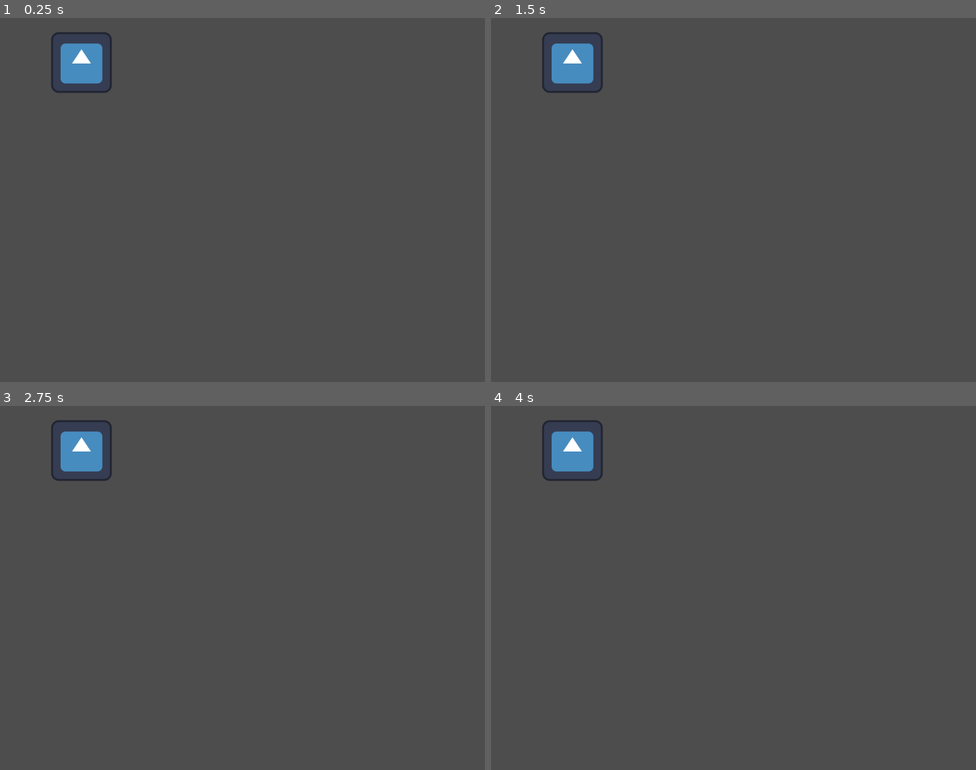
Above: before the commit, frames 1-4 (two rows, left to right).
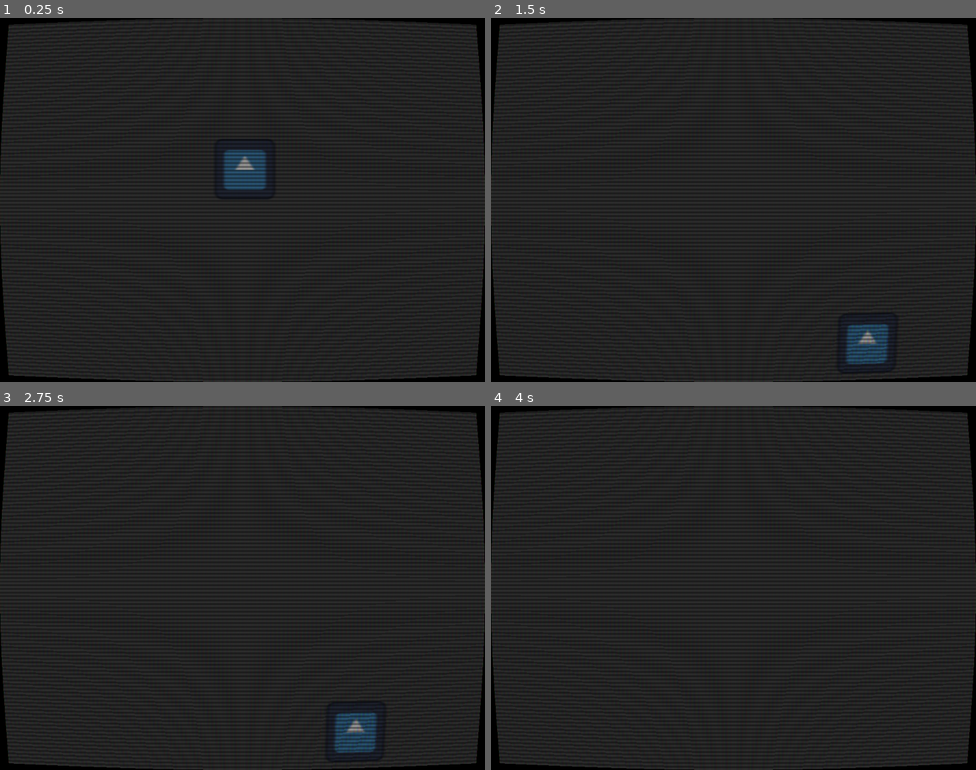
Above: after the commit, the same moments.

Repository: RossRKK/gmtk-game-jam-2025
Game: Godot game, scene res://scenes/test_scene.tscn
Two runs of this game, one before a commit and one after it. Both use one fixed random seed, a clock stepped at 60 frames per second and the inputs below. Before the commit the project starts from res://node_2d.tscn. The engine's default icon, where the game draws it, is replaced by a stand-in: a white triangle on a blue panel in a dark square.
Inputs:
- Up to frame 1 (0.25 s): no input
- Up to frame 2 (1.5 s): tap Enter (ui_accept) at 0.5, 0.77 s; hold Right (ui_right) from 0.53 s (still down)
- Up to frame 3 (2.75 s): tap Enter (ui_accept) at 1.52 s; release Right (ui_right) at 2.03 s; hold Left (ui_left) from 2.03 s (still down)
- Up to frame 4 (4 s): release Left (ui_left) at 2.78 s; hold Right (ui_right) from 2.78 s (still down); tap Enter (ui_accept) at 3.02, 3.77 s

The runs differ from the first frame. In frame 1, 100% of the frame differs, in the area x 0-100%, y 0-100%; in frame 2, 100%; in frame 3, 100%; in frame 4, 100%.

Commit message:
updated crt v res

Diff:
--- a/project.godot
+++ b/project.godot
@@ -11,7 +11,7 @@
 [application]
 
 config/name="gmtk-game-jam-2025"
-run/main_scene="res://node_2d.tscn"
+run/main_scene="uid://dhyms0lpvrve6"
 config/features=PackedStringArray("4.4", "Forward Plus")
 config/icon="res://icon.svg"
 
--- a/scenes/post_processing_effects/crt_effect.tscn
+++ b/scenes/post_processing_effects/crt_effect.tscn
@@ -6,7 +6,7 @@
 shader = ExtResource("1_n807c")
 shader_parameter/crt_curve = 0.02
 shader_parameter/crt_scan_line_color = 0.347
-shader_parameter/scan_line_count = 720.0
+shader_parameter/scan_line_count = 192.0
 shader_parameter/aperture_grille_rate = 0.4
 shader_parameter/rf_switch_esque_blur = 1.0
 shader_parameter/white_noise_rate = 0.0
